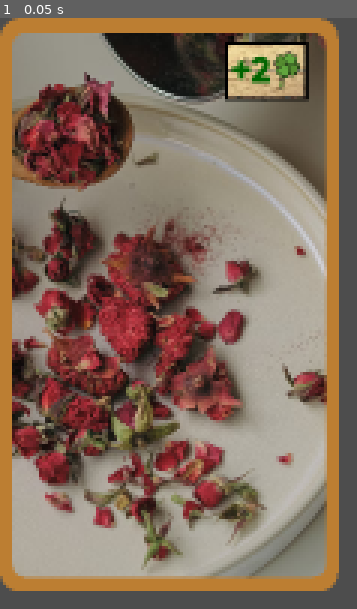
Above: before the commit, frame 1.
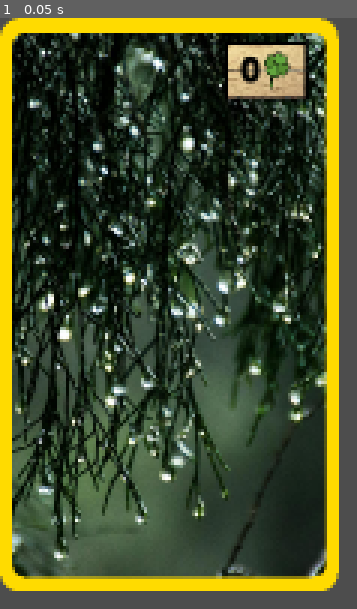
Above: after the commit, the same moment.

Repository: ch4perone/godot_card_game
Game: Godot game, scene res://src/card_base.tscn
The game is run twice, just before and just after one commit, with the same random seed, the same clock (stepped at 60 frames per second) and the same inputs. Before the commit the project starts from res://Cards/card_base.tscn.
Inputs:
- Up to frame 1 (0.05 s): no input

The runs differ from the first frame. In frame 1, 87% of the frame differs, in the area x 0-95%, y 0-97%.

Commit message:
Improve directory structure

Diff:
--- a/icon.svg
+++ /dev/null
@@ -1 +0,0 @@
-<svg height="128" width="128" xmlns="http://www.w3.org/2000/svg"><rect x="2" y="2" width="124" height="124" rx="14" fill="#363d52" stroke="#212532" stroke-width="4"/><g transform="scale(.101) translate(122 122)"><g fill="#fff"><path d="M105 673v33q407 354 814 0v-33z"/><path d="m105 673 152 14q12 1 15 14l4 67 132 10 8-61q2-11 15-15h162q13 4 15 15l8 61 132-10 4-67q3-13 15-14l152-14V427q30-39 56-81-35-59-83-108-43 20-82 47-40-37-88-64 7-51 8-102-59-28-123-42-26 43-46 89-49-7-98 0-20-46-46-89-64 14-123 42 1 51 8 102-48 27-88 64-39-27-82-47-48 49-83 108 26 42 56 81zm0 33v39c0 276 813 276 814 0v-39l-134 12-5 69q-2 10-14 13l-162 11q-12 0-16-11l-10-65H446l-10 65q-4 11-16 11l-162-11q-12-3-14-13l-5-69z" fill="#478cbf"/><path d="M483 600c0 34 58 34 58 0v-86c0-34-58-34-58 0z"/><circle cx="725" cy="526" r="90"/><circle cx="299" cy="526" r="90"/></g><g fill="#414042"><circle cx="307" cy="532" r="60"/><circle cx="717" cy="532" r="60"/></g></g></svg>
--- a/project.godot
+++ b/project.godot
@@ -11,7 +11,7 @@
 [application]
 
 config/name="godot_card_game"
-run/main_scene="res://Cards/card_base.tscn"
+run/main_scene="res://src/card_base.tscn"
 config/features=PackedStringArray("4.2", "Forward Plus")
 config/icon="res://icon.svg"
 
--- a/Cards/card_base.gd
+++ b/src/card_base.gd
@@ -2,7 +2,7 @@
 
 
 @onready var cardDB = preload("res://Assets/Cards/cardsDB.gd")
-var card_id = "RosePetalTea"#"RosePetalTea"
+var card_id = "Rain"#"RosePetalTea"
 @onready var card_info = cardDB.DATA[cardDB.CARDS.get(card_id)]
 @onready var card_art_path = "res://Assets/Cards/Art/" + card_info["FILE"]
 @onready var card_border_path = "res://Assets/Cards/" + "card_border_" + card_info["TYPE"].to_lower() + ".png"
--- a/Cards/card_base.tscn
+++ b/src/card_base.tscn
@@ -1,6 +1,6 @@
 [gd_scene load_steps=10 format=3 uid="uid://bgc8t4cq8qr80"]
 
-[ext_resource type="Script" path="res://Cards/card_base.gd" id="1_a10om"]
+[ext_resource type="Script" path="res://src/card_base.gd" id="1_a10om"]
 [ext_resource type="Shader" path="res://Assets/Cards/Materials/text_shader.gdshader" id="2_dfq6a"]
 [ext_resource type="Shader" path="res://Assets/Cards/Materials/text_shader_outline.gdshader" id="3_ypeg2"]
 
@@ -116,7 +116,7 @@
 layout_mode = 2
 
 [node name="MarginContainer" type="MarginContainer" parent="CardUI/BottomVBoxContainer/BottomBar"]
-custom_minimum_size = Vector2(40, 0)
+custom_minimum_size = Vector2(30, 0)
 layout_mode = 2
 
 [node name="VBoxContainer" type="VBoxContainer" parent="CardUI/BottomVBoxContainer/BottomBar"]
@@ -128,7 +128,7 @@
 
 [node name="FlavorText" type="RichTextLabel" parent="CardUI/BottomVBoxContainer/BottomBar/VBoxContainer"]
 clip_contents = false
-custom_minimum_size = Vector2(300, 50)
+custom_minimum_size = Vector2(200, 50)
 layout_mode = 2
 theme_override_font_sizes/normal_font_size = 18
 theme_override_font_sizes/bold_font_size = 18
Not shown, removed: icon.svg.import
Not shown, added: src/car4DA0.tmp
Not shown, added: src/car5654.tmp
Not shown, added: src/car5BE9.tmp
Not shown, added: src/car7B8E.tmp
Not shown, added: src/carF12A.tmp
